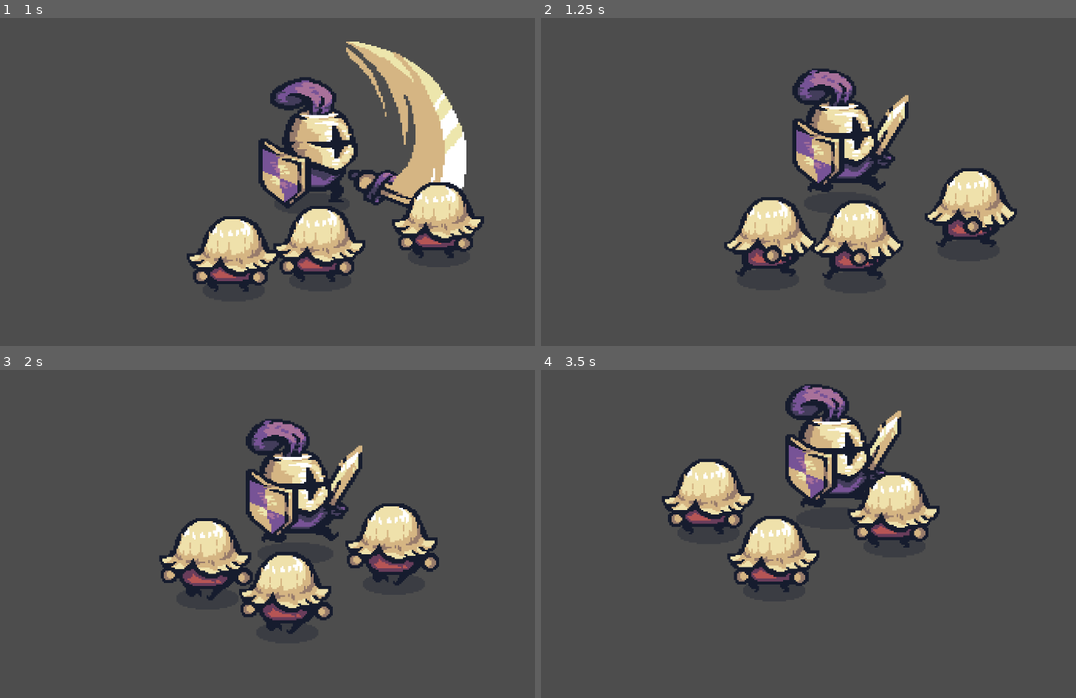
Above: before the commit, frames 1-4 (two rows, left to right).
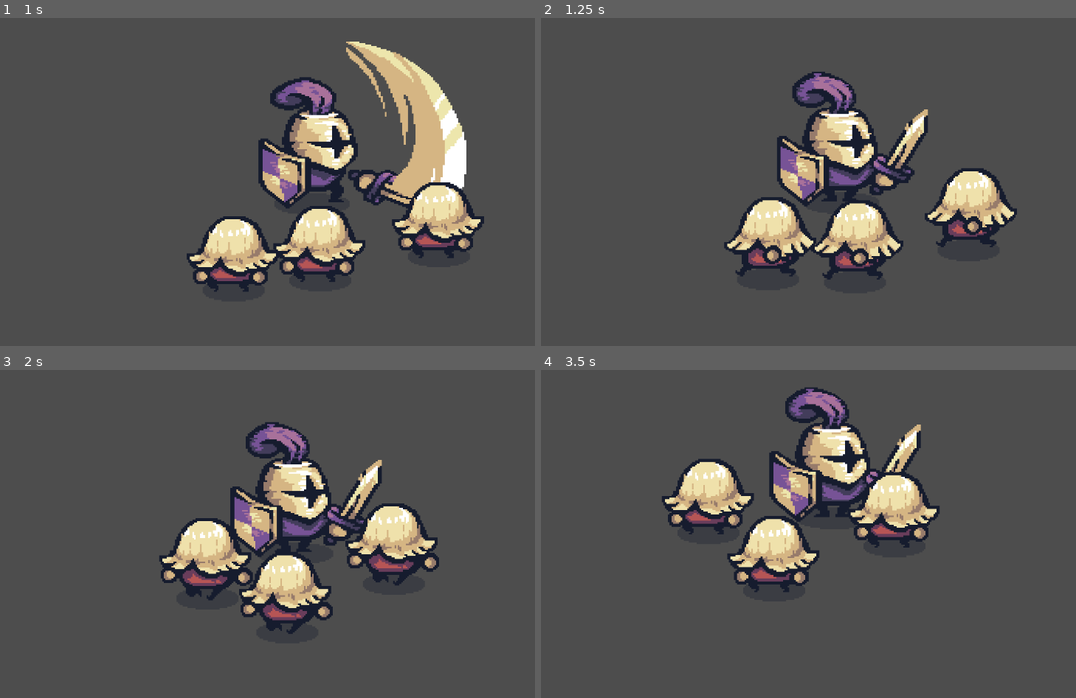
Above: after the commit, the same moments.

Repository: Tamy-dsv/Trilha_godot_new
Game: Godot game, scene res://node_2d.tscn
Two runs of this game, one before a commit and one after it. Both use one fixed random seed, a clock stepped at 60 frames per second and the inputs below.
Inputs (mouse positions are in pixels of both pictures, inside the frame that each line leads up to):
- Up to frame 1 (1 s): move the mouse to (422, 165) at 0.52 s; hold D (mover_direita) from 0.53 s (still down); click (422, 165) at 0.6 s
- Up to frame 2 (1.25 s): keep holding D (mover_direita)
- Up to frame 3 (2 s): move the mouse to (176, 550) at 1.27 s; release D (mover_direita) at 1.28 s; hold S (mover_baixo) from 1.28 s (still down); click (176, 550) at 1.35 s
- Up to frame 4 (3.5 s): move the mouse to (894, 461) at 2.02 s; release S (mover_baixo) at 2.03 s; hold D (mover_direita) 2.03-2.78 s; click (894, 461) at 2.1 s; move the mouse to (808, 602) at 2.77 s; hold W (mover_cima) from 2.78 s (still down); click (808, 602) at 2.85 s

Frame 1 is identical in both runs. In frame 2, 6.0% of the frame differs, in the area x 44-73%, y 15-58%; in frame 3, 6.0%, in the area x 43-72%, y 14-57%; in frame 4, 5.5%.

Commit message:
movimentando o guerreiro
criando varios movimentos para o guerreiro

Diff:
--- a/medieval-warrior/inimigos/inimigos.gd
+++ b/medieval-warrior/inimigos/inimigos.gd
@@ -2,3 +2,6 @@
 extends Node2D
 
 @export var health: int = 10
+func damage(amount:int) ->void:
+	health -=amount
+	print("inimigo atingido",amount,"a vida e",health)
--- a/medieval-warrior/node_2d.tscn
+++ b/medieval-warrior/node_2d.tscn
@@ -8,7 +8,7 @@
 [node name="CharacterBody2D" parent="." instance=ExtResource("1_wtcfe")]
 position = Vector2(28, -52)
 
-[node name="Peoes" parent="." instance=ExtResource("2_0e48y")]
+[node name="Peoes" parent="." groups=["enemies"] instance=ExtResource("2_0e48y")]
 position = Vector2(369, 458)
 
 [node name="Peoes2" parent="." instance=ExtResource("2_0e48y")]
--- a/medieval-warrior/player/character_body_2d.gd
+++ b/medieval-warrior/player/character_body_2d.gd
@@ -1,6 +1,7 @@
 extends CharacterBody2D
 
 @export var speed: float = 3
+@export var suword_damage: int = 2
 
 @onready var sprite: Sprite2D = $sprite
 @onready var animation_player: AnimationPlayer = $AnimationPlayer
@@ -13,6 +14,7 @@
 
 func _process(delta: float)-> void:
 	GameManeger.player_position = position
+
 	# ler input
 	read_input()
 
@@ -74,9 +76,9 @@
 	if not is_attacking:
 		if was_running != is_running:
 			if is_running:
-				animation_player.play("correr")
+				animation_player.play("run")
 			else:
-				animation_player.play("parado")
+				animation_player.play("idle")
 
 func rotate_sprite() -> void:
 		# Girar o sprite
@@ -99,3 +101,11 @@
 
 	#marcar ataque
 	is_attacking = true
+	deal_damage_to_enemies()
+
+
+func deal_damage_to_enemies() -> void:
+	var enemies = get_tree().get_nodes_in_group("enemies")
+	for enemy in enemies:
+		enemy.damage(suword_damage)
+	#pass
--- a/medieval-warrior/player/character_body_2d.tscn
+++ b/medieval-warrior/player/character_body_2d.tscn
@@ -51,6 +51,20 @@
 "update": 1,
 "values": [12, 13, 14, 15, 16, 17]
 }
+tracks/1/type = "method"
+tracks/1/imported = false
+tracks/1/enabled = true
+tracks/1/path = NodePath(".")
+tracks/1/interp = 1
+tracks/1/loop_wrap = true
+tracks/1/keys = {
+"times": PackedFloat32Array(0.3),
+"transitions": PackedFloat32Array(1),
+"values": [{
+"args": [],
+"method": &"deal_damage_to_enemies"
+}]
+}
 
 [sub_resource type="Animation" id="Animation_ylu1k"]
 resource_name = "correr"
@@ -86,15 +100,178 @@
 "transitions": PackedFloat32Array(1, 1, 1, 1, 1, 1),
 "update": 1,
 "values": [Vector2i(0, 0), Vector2i(1, 0), Vector2i(2, 0), Vector2i(3, 0), Vector2i(4, 0), Vector2i(5, 0)]
+}
+
+[sub_resource type="Animation" id="Animation_scca8"]
+resource_name = "ataque_baixo_cima"
+length = 0.6
+step = 0.1
+tracks/0/type = "value"
+tracks/0/imported = false
+tracks/0/enabled = true
+tracks/0/path = NodePath("sprite:frame")
+tracks/0/interp = 1
+tracks/0/loop_wrap = true
+tracks/0/keys = {
+"times": PackedFloat32Array(0, 0.1, 0.2, 0.3, 0.4, 0.5),
+"transitions": PackedFloat32Array(1, 1, 1, 1, 1, 1),
+"update": 1,
+"values": [18, 19, 20, 21, 22, 23]
+}
+tracks/1/type = "method"
+tracks/1/imported = false
+tracks/1/enabled = true
+tracks/1/path = NodePath(".")
+tracks/1/interp = 1
+tracks/1/loop_wrap = true
+tracks/1/keys = {
+"times": PackedFloat32Array(0.3),
+"transitions": PackedFloat32Array(1),
+"values": [{
+"args": [],
+"method": &"deal_damage_to_enemies"
+}]
+}
+
+[sub_resource type="Animation" id="Animation_5fe0u"]
+resource_name = "ataque_costa_direita"
+length = 0.6
+step = 0.1
+tracks/0/type = "value"
+tracks/0/imported = false
+tracks/0/enabled = true
+tracks/0/path = NodePath("sprite:frame")
+tracks/0/interp = 1
+tracks/0/loop_wrap = true
+tracks/0/keys = {
+"times": PackedFloat32Array(0, 0.1, 0.2, 0.3, 0.4, 0.5),
+"transitions": PackedFloat32Array(1, 1, 1, 1, 1, 1),
+"update": 1,
+"values": [36, 37, 38, 39, 40, 41]
+}
+tracks/1/type = "method"
+tracks/1/imported = false
+tracks/1/enabled = true
+tracks/1/path = NodePath(".")
+tracks/1/interp = 1
+tracks/1/loop_wrap = true
+tracks/1/keys = {
+"times": PackedFloat32Array(0.4),
+"transitions": PackedFloat32Array(1),
+"values": [{
+"args": [],
+"method": &"deal_damage_to_enemies"
+}]
+}
+
+[sub_resource type="Animation" id="Animation_00gdi"]
+resource_name = "ataque_costa_esquerda"
+length = 0.6
+step = 0.1
+tracks/0/type = "value"
+tracks/0/imported = false
+tracks/0/enabled = true
+tracks/0/path = NodePath("sprite:frame")
+tracks/0/interp = 1
+tracks/0/loop_wrap = true
+tracks/0/keys = {
+"times": PackedFloat32Array(0, 0.1, 0.2, 0.3, 0.4, 0.5),
+"transitions": PackedFloat32Array(1, 1, 1, 1, 1, 1),
+"update": 1,
+"values": [42, 43, 44, 45, 46, 47]
+}
+tracks/1/type = "method"
+tracks/1/imported = false
+tracks/1/enabled = true
+tracks/1/path = NodePath(".")
+tracks/1/interp = 1
+tracks/1/loop_wrap = true
+tracks/1/keys = {
+"times": PackedFloat32Array(0.3),
+"transitions": PackedFloat32Array(1),
+"values": [{
+"args": [],
+"method": &"deal_damage_to_enemies"
+}]
+}
+
+[sub_resource type="Animation" id="Animation_4eqd5"]
+resource_name = "ataque_direita_esquerda"
+length = 0.6
+step = 0.1
+tracks/0/type = "value"
+tracks/0/imported = false
+tracks/0/enabled = true
+tracks/0/path = NodePath("sprite:frame")
+tracks/0/interp = 1
+tracks/0/loop_wrap = true
+tracks/0/keys = {
+"times": PackedFloat32Array(0, 0.1, 0.2, 0.3, 0.4, 0.5),
+"transitions": PackedFloat32Array(1, 1, 1, 1, 1, 1),
+"update": 1,
+"values": [30, 31, 32, 33, 34, 35]
+}
+tracks/1/type = "method"
+tracks/1/imported = false
+tracks/1/enabled = true
+tracks/1/path = NodePath(".")
+tracks/1/interp = 1
+tracks/1/loop_wrap = true
+tracks/1/keys = {
+"times": PackedFloat32Array(0.3),
+"transitions": PackedFloat32Array(1),
+"values": [{
+"args": [],
+"method": &"deal_damage_to_enemies"
+}]
+}
+
+[sub_resource type="Animation" id="Animation_dc2cb"]
+resource_name = "ataque_esquerda_direita"
+length = 0.6
+step = 0.1
+tracks/0/type = "value"
+tracks/0/imported = false
+tracks/0/enabled = true
+tracks/0/path = NodePath("sprite:frame")
+tracks/0/interp = 1
+tracks/0/loop_wrap = true
+tracks/0/keys = {
+"times": PackedFloat32Array(0, 0.1, 0.2, 0.3, 0.4, 0.5),
+"transitions": PackedFloat32Array(1, 1, 1, 1, 1, 1),
+"update": 1,
+"values": [24, 25, 26, 27, 28, 29]
+}
+tracks/1/type = "method"
+tracks/1/imported = false
+tracks/1/enabled = true
+tracks/1/path = NodePath(".")
+tracks/1/interp = 1
+tracks/1/loop_wrap = true
+tracks/1/keys = {
+"times": PackedFloat32Array(0.3),
+"transitions": PackedFloat32Array(1),
+"values": [{
+"args": [],
+"method": &"deal_damage_to_enemies"
+}]
 }
 
 [sub_resource type="AnimationLibrary" id="AnimationLibrary_ylu1k"]
 _data = {
 &"RESET": SubResource("Animation_fui21"),
+&"ataque_baixo_cima": SubResource("Animation_scca8"),
 &"ataque_cima-baixo": SubResource("Animation_ydsn6"),
+&"ataque_costa_direita": SubResource("Animation_5fe0u"),
+&"ataque_costa_esquerda": SubResource("Animation_00gdi"),
+&"ataque_direita_esquerda": SubResource("Animation_4eqd5"),
+&"ataque_esquerda_direita": SubResource("Animation_dc2cb"),
 &"correr": SubResource("Animation_ylu1k"),
 &"parado": SubResource("Animation_liy72")
 }
+
+[sub_resource type="CircleShape2D" id="CircleShape2D_fui21"]
+radius = 171.418
 
 [node name="player" type="CharacterBody2D"]
 script = ExtResource("1_fui21")
@@ -115,3 +292,9 @@
 libraries = {
 &"": SubResource("AnimationLibrary_ylu1k")
 }
+
+[node name="SwordArea" type="Area2D" parent="."]
+
+[node name="CollisionShape2D" type="CollisionShape2D" parent="SwordArea"]
+position = Vector2(544, 288)
+shape = SubResource("CircleShape2D_fui21")
--- /dev/null
+++ b/medieval-warrior/teste/teste_batalha.tscn
@@ -0,0 +1,15 @@
+[gd_scene load_steps=3 format=3 uid="uid://bxc6rm5a5el4w"]
+
+[ext_resource type="PackedScene" uid="uid://56hvo4kn26ud" path="res://player/character_body_2d.tscn" id="1_8fut7"]
+[ext_resource type="PackedScene" uid="uid://crr7lvjcvelph" path="res://inimigos/peoes.tscn" id="2_xd0lm"]
+
+[node name="TesteBatalha" type="Node2D"]
+
+[node name="player" parent="." instance=ExtResource("1_8fut7")]
+position = Vector2(-362, -147)
+
+[node name="Peoes" parent="." instance=ExtResource("2_xd0lm")]
+position = Vector2(475, 152)
+
+[node name="Peoes2" parent="." instance=ExtResource("2_xd0lm")]
+position = Vector2(303, 192)
Not shown: 1 places in medieval-warrior/player/character_body_2d.tscn that only renumber resources
